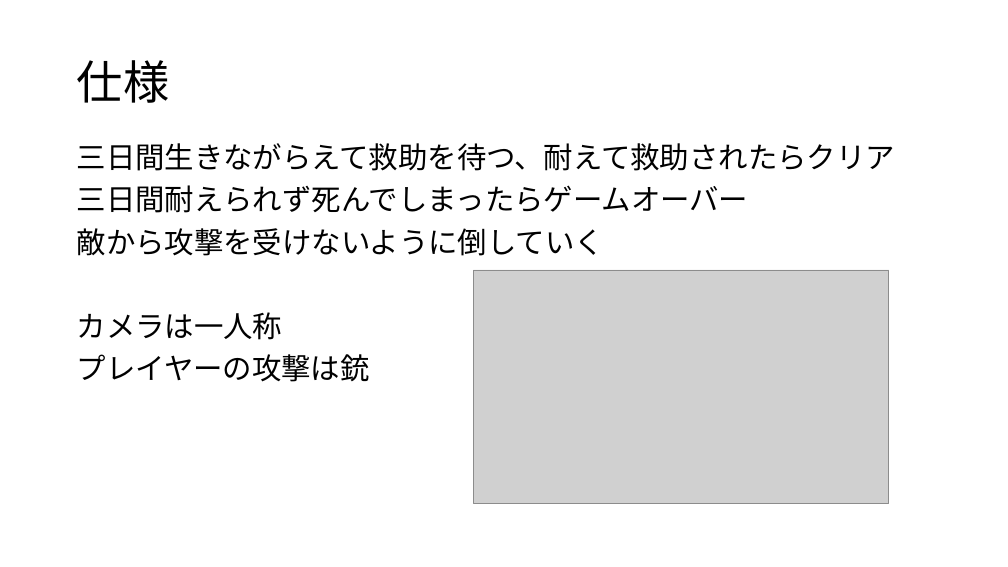
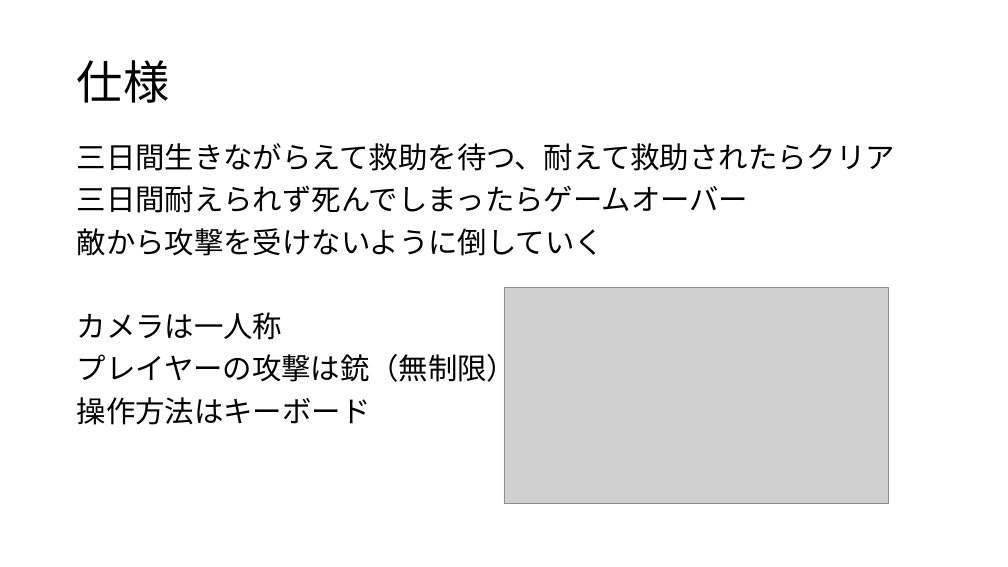
Before and after one commit to kawasaki0314/YanRepository, a slide deck: slide 5 of ヤンの三日間企画書.pptx. Drawn at 1008x567 pixels with LibreOffice and Linux fonts; fonts in the diff are those of the drawing; grey boxes stand for pictures. Boxes give left, top, right and bottom in pixels: in the first picture for what was removed or moved away, otherwise in the second. Text is boxed around its words. In the diff, an @@ line names an element or a change of style, - is before the commit and + after.

```diff
--- a/ヤンの三日間企画書.pptx
+++ b/ヤンの三日間企画書.pptx
@@ picture: place and size @@
-picture at [473,270,889,504]
+picture at [504,287,889,504]
@@ text at [77,350,517,425]: text changed @@
-プレイヤーの攻撃は銃
+プレイヤーの攻撃は銃（無制限）
+操作方法はキーボード
```
